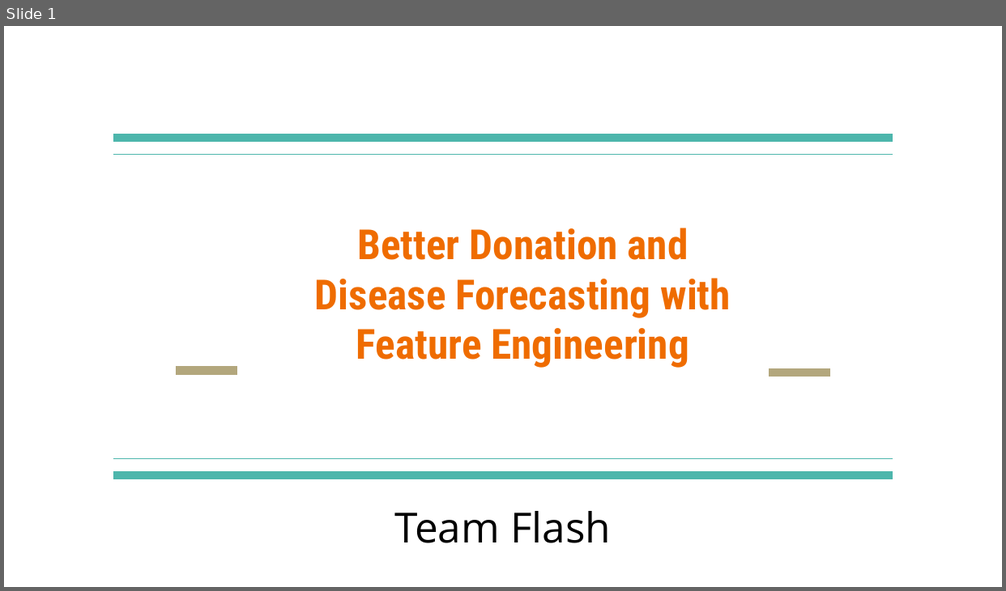
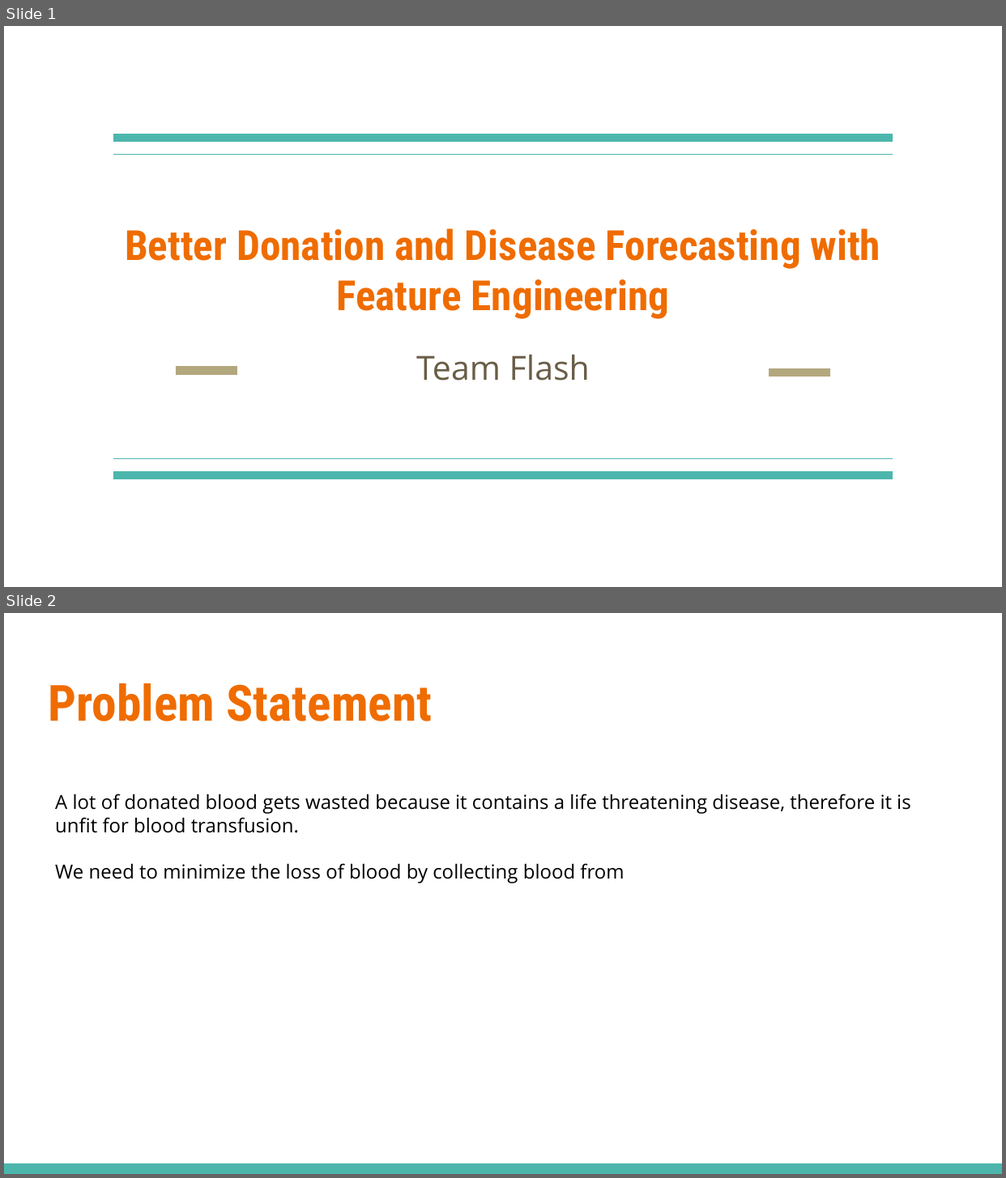
Before and after one commit to aaqibqadeer/Blood-Group-Forecasting, a slide deck: Pitch.pptx. Shown one above the other, each under a label of ours: slide 1 before the commit, slides 1 and 2 after it. The pictures are 1006x591 and 1006x1178 pixels, drawn with LibreOffice and Linux fonts; fonts in the diff are those of the drawing. Boxes give left, top, right and bottom in pixels: in the first picture for what was removed or moved away, otherwise in the second. Text is boxed around its words. In the diff, an @@ line names an element or a change of style, - is before the commit and + after.

```diff
--- a/Pitch.pptx
+++ b/Pitch.pptx
@@ slide 2 added at <box>4,613,1002,1174</box>, background #FFFFFF @@
@@ title added at <box>48,683,432,722</box>, 36 pt, text #EF6C00, bold @@
+Problem Statement
@@ text added at <box>55,794,910,884</box>, 14 pt, text #000000 @@
+A lot of donated blood gets wasted because it contains a life threatening disease, therefore it is unfit for blood transfusion.
+We need to minimize the loss of blood by collecting blood from
@@ rectangle added at <box>4,1164,1002,1174</box>, fill #4DB6AC @@
@@ slide 1 changed as well @@
@@ title "Better Donation and Disease Forecasting ..." rewrapped from <box>315,228,731,368</box> to <box>125,228,880,319</box> @@
@@ subtitle "Team Flash": place and size @@
-subtitle "Team Flash" at <box>394,511,611,544</box>
+subtitle "Team Flash" at <box>416,354,590,381</box>
@@ subtitle "Team Flash" at <box>416,354,590,381</box>: size 30 to 24 pt, text colour #000000 to #695D46 @@
```
Also in this commit, not shown: 1 other slide added, 8 slides removed.
